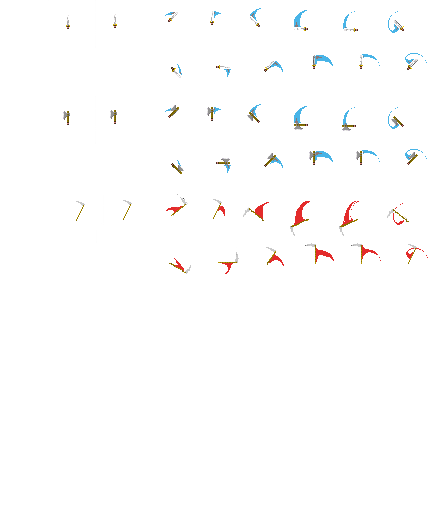
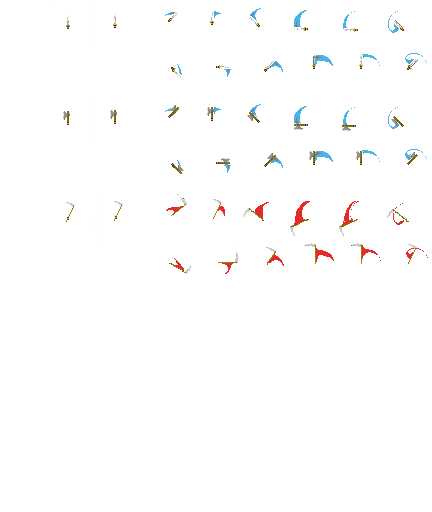
Revision of a layered (432, 512) image; what changed, layer by layer:
painted on "swing4" over [66,200,132,222]
